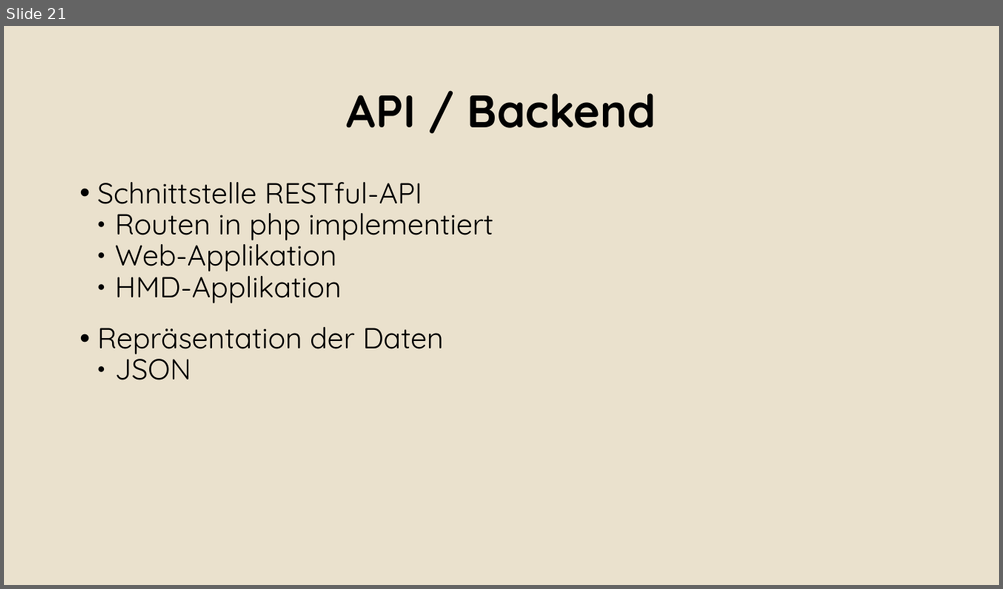
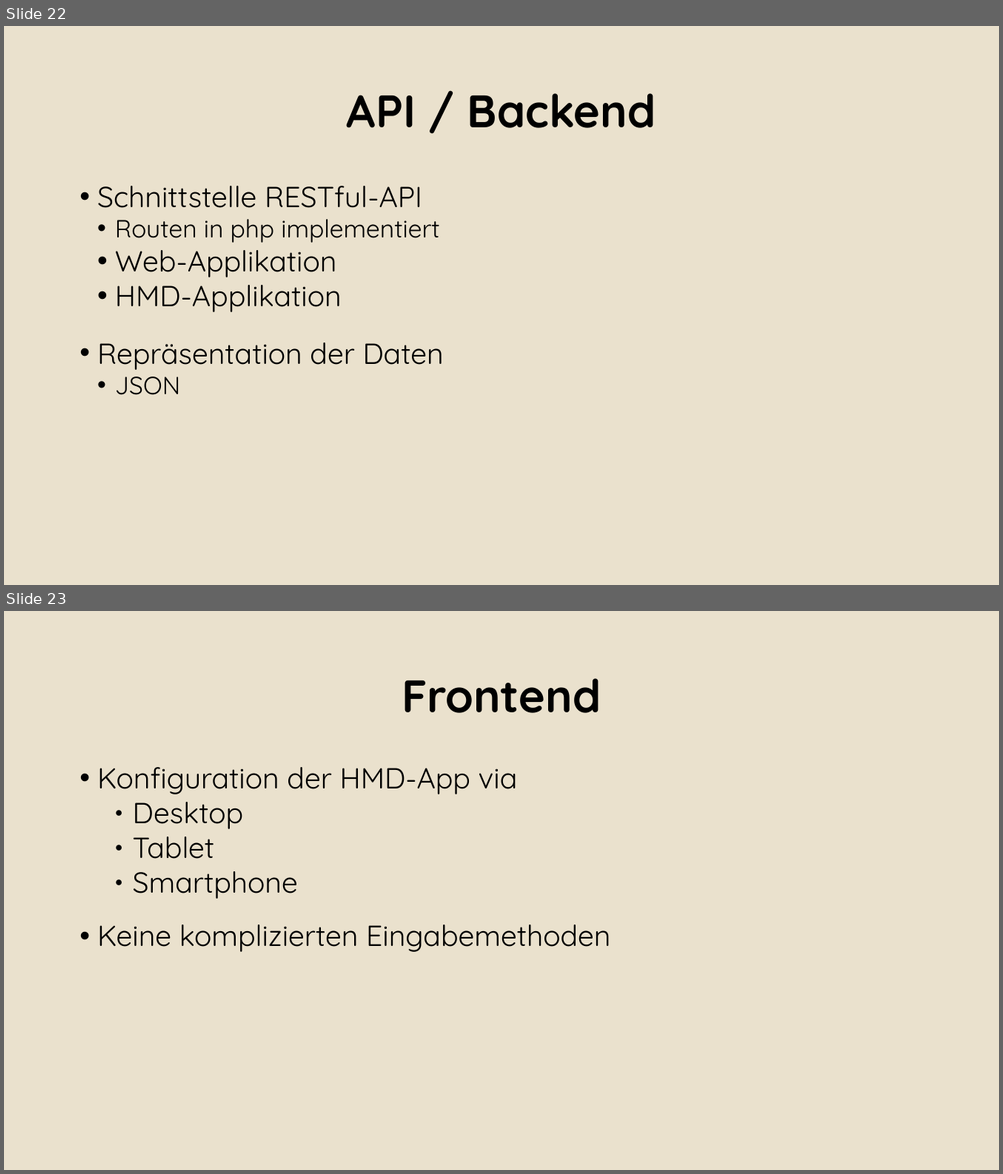
Before and after one commit to Alergeek/Dokumentation, a slide deck: Docs/AbschlussPräsi_lo.pptx. Shown one above the other, each under a label of ours: slide 21 before the commit, slides 22 and 23 after it. The pictures are 1003x589 and 1003x1174 pixels, drawn with LibreOffice and Linux fonts; fonts in the diff are those of the drawing; background and template pictures are left out. Boxes give left, top, right and bottom in pixels: in the first picture for what was removed or moved away, otherwise in the second. Text is boxed around its words. In the diff, an @@ line names an element or a change of style, - is before the commit and + after.

Commit message:
added Vuzix and Frontend

```diff
--- a/Docs/AbschlussPräsi_lo.pptx
+++ b/Docs/AbschlussPräsi_lo.pptx
@@ slide 23 added at [4,611,999,1170], background #EAE1CD @@
@@ text added at [401,678,601,713], 44 pt, text #000000, bold @@
+Frontend
@@ text added at [97,767,610,952], 28 pt, text #000000 @@
+• Konfiguration der HMD-App via
+    ● Desktop
+    ● Tablet
+    ● Smartphone
+• Keine komplizierten Eingabemethoden
@@ what was slide 21 is now slide 22 @@
@@ slide 22 changed as well @@
@@ text "Schnittstelle RESTful-API" at [97,186,444,395]: size 28 to 24 pt in "Routen in php implementiert", "JSON"; line spacing 0.9 to 1; bullet ● to • @@
```
Also in this commit, not shown: 2 other slides changed, 2 other slides added, 2 slides removed.
